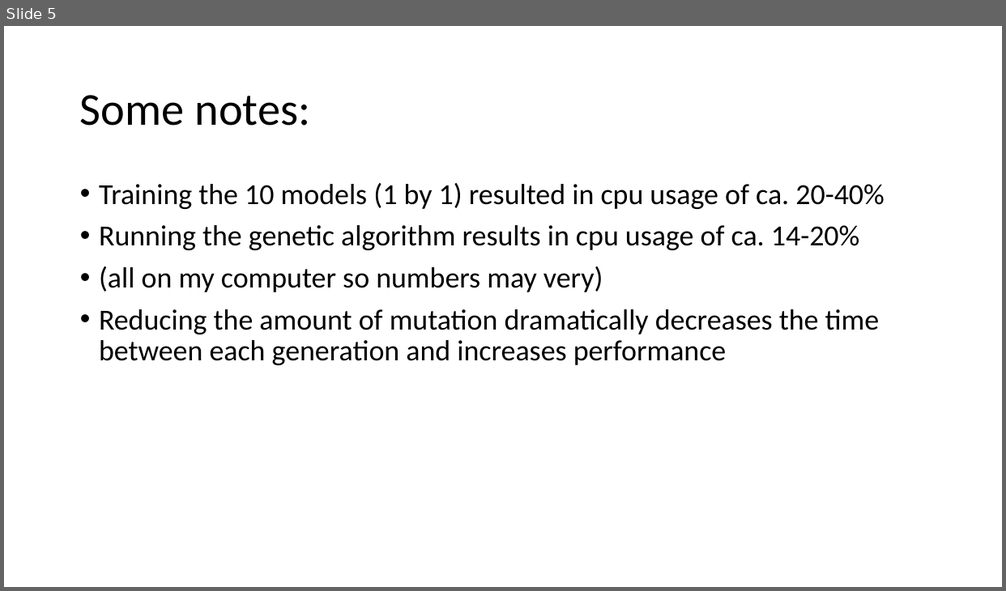
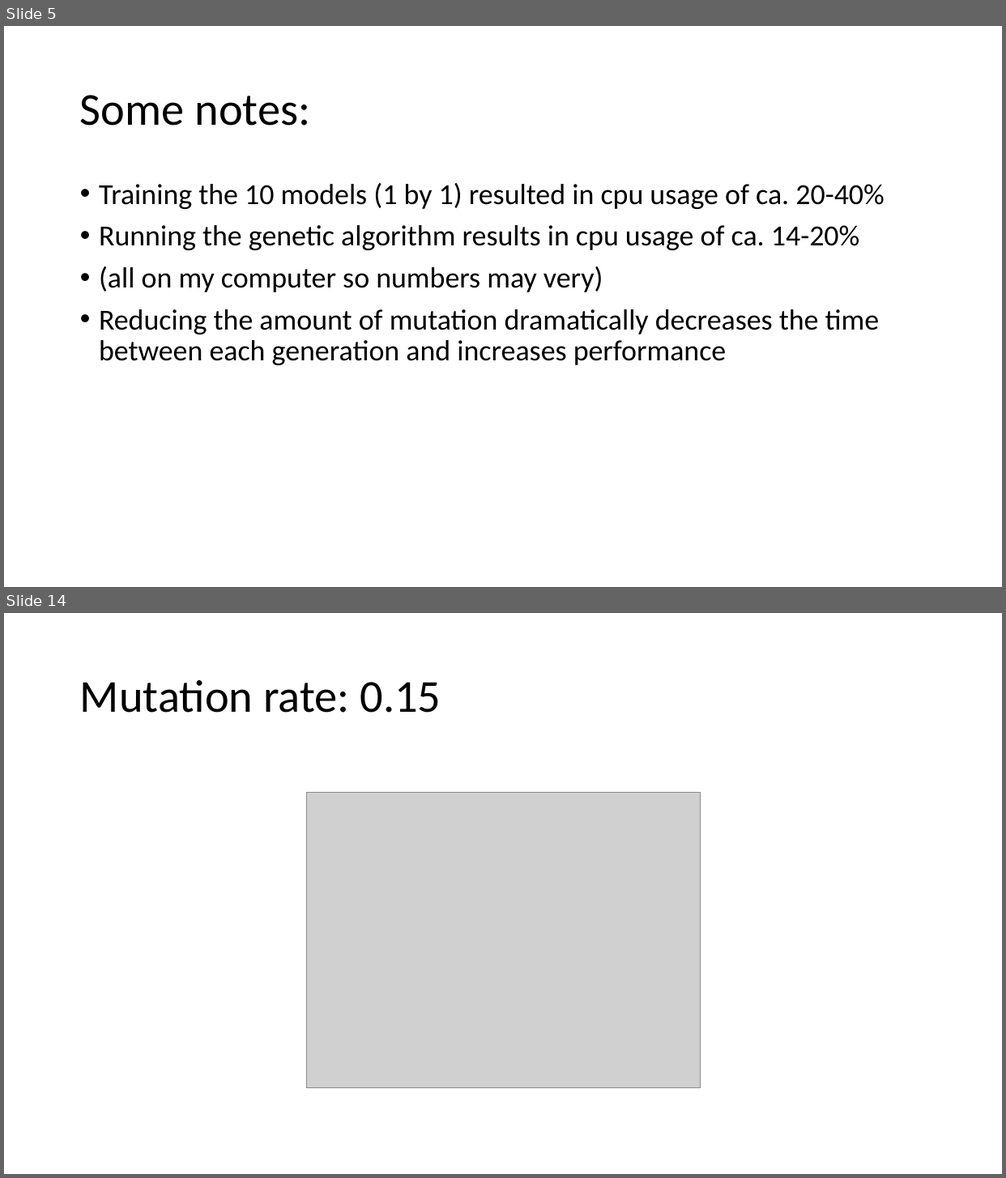
Before and after one commit to cewinharhar/becs4, a slide deck: DataTesting with different hyperparameters.pptx. Shown one above the other, each under a label of ours: slide 5 before the commit, slides 5 and 14 after it; the slides between them are not shown. The pictures are 1006x591 and 1006x1178 pixels, drawn with LibreOffice and Linux fonts; fonts in the diff are those of the drawing; grey boxes stand for pictures. Boxes give left, top, right and bottom in pixels: in the first picture for what was removed or moved away, otherwise in the second. Text is boxed around its words. In the diff, an @@ line names an element or a change of style, - is before the commit and + after.

```diff
--- a/DataTesting with different hyperparameters.pptx
+++ b/DataTesting with different hyperparameters.pptx
@@ slide 14 added at [4,613,1002,1174], background #FFFFFF @@
@@ title added at [80,680,441,713], 44 pt, text #000000 @@
+Mutation rate: 0.15
@@ picture added at [306,793,701,1088] @@
```
Also in this commit, not shown: 27 other slides added, 3 other files.
